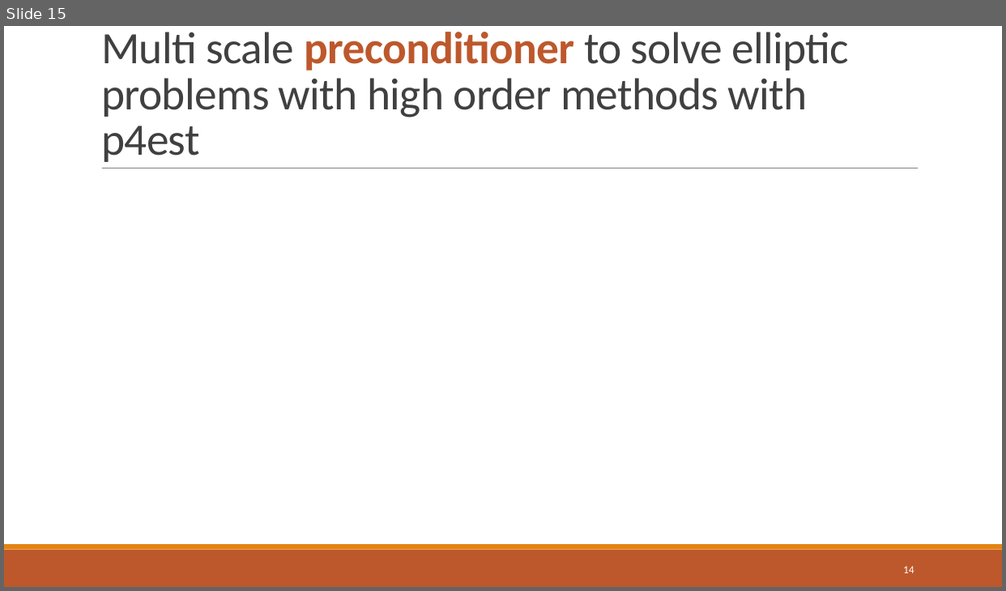
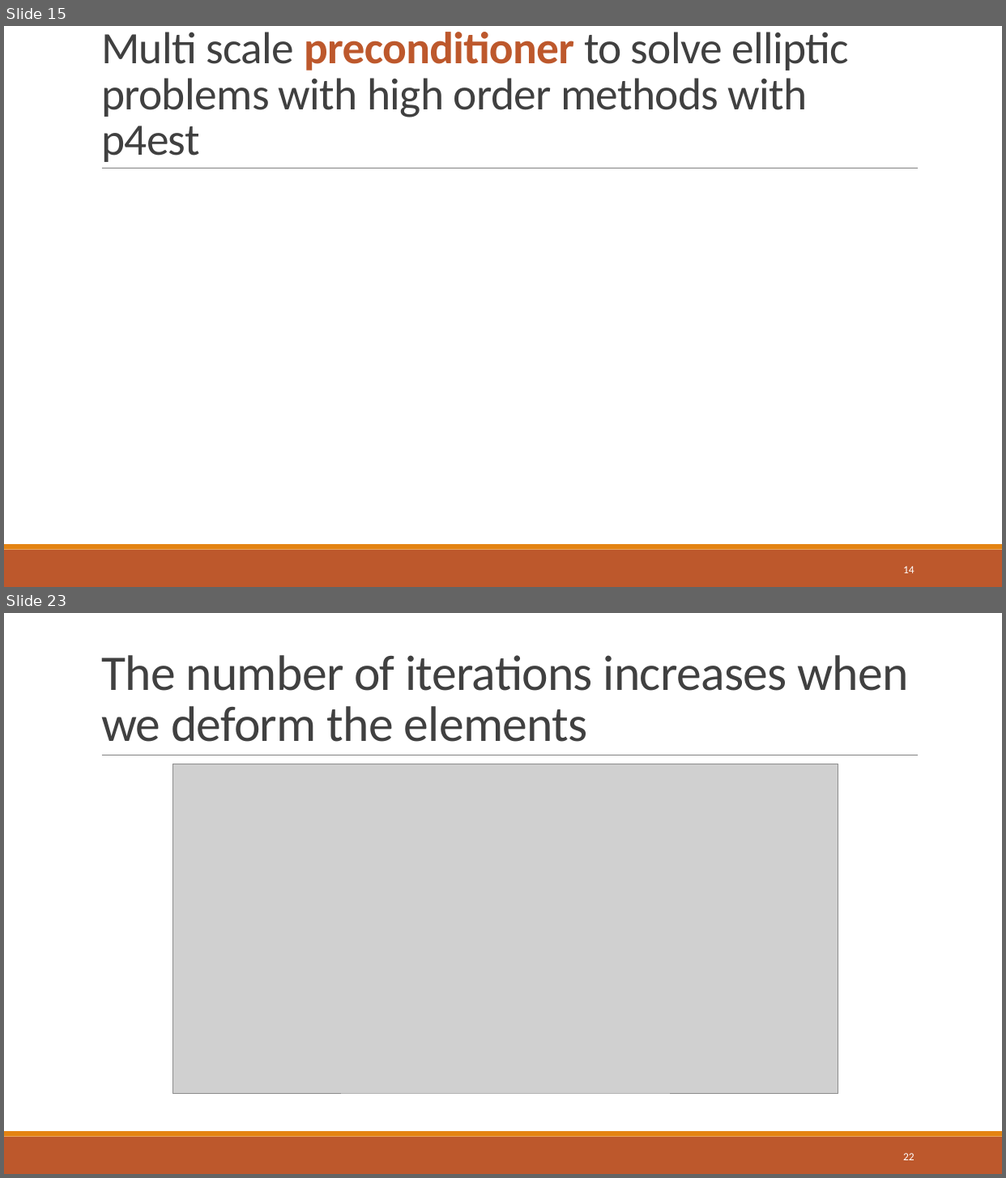
Before and after one commit to dweicker/pres, a slide deck: thesis.pptx. Shown one above the other, each under a label of ours: slide 15 before the commit, slides 15 and 23 after it; the slides between them are not shown. The pictures are 1006x591 and 1006x1178 pixels, drawn with LibreOffice and Linux fonts; fonts in the diff are those of the drawing; grey boxes stand for pictures. Boxes give left, top, right and bottom in pixels: in the first picture for what was removed or moved away, otherwise in the second. Text is boxed around its words. In the diff, an @@ line names an element or a change of style, - is before the commit and + after.

```diff
--- a/thesis.pptx
+++ b/thesis.pptx
@@ slide 23 added at <box>4,613,1002,1174</box>, background #FFFFFF; not listed: 3 template elements that a slide beside it also shows @@
@@ title added at <box>101,655,908,742</box>, 48 pt, text #404040 @@
+The number of iterations increases when we deform the elements
@@ picture added at <box>173,764,838,1093</box> @@
@@ page number added at <box>903,1153,914,1161</box>, 10.5 pt, text #FFFFFF @@
+22
```
Also in this commit, not shown: 2 slides changed, 6 other slides added, 2 slides removed, 11 other files.
